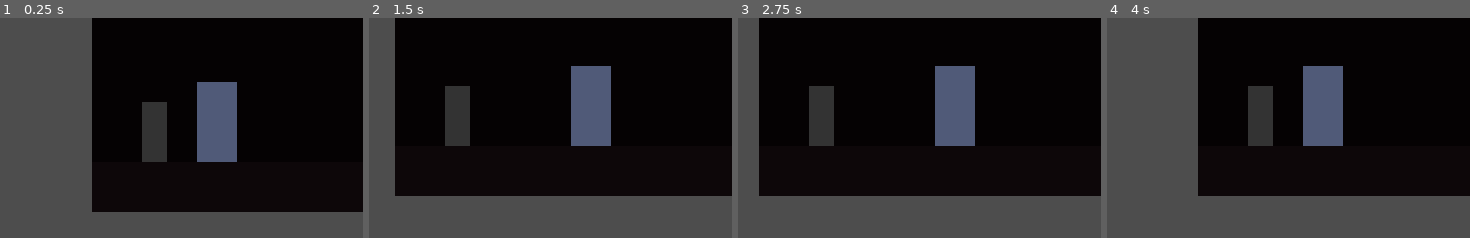
Above: before the commit, frames 1-4 (left to right).
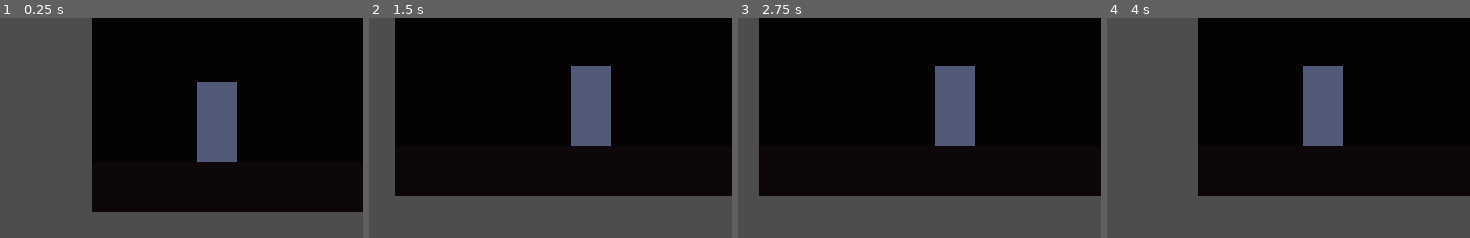
Above: after the commit, the same moments.

Repository: PNVDEVOPS/balagan_game
Game: Godot game, scene res://scenes/rooms/room_basement.tscn
The game is run twice, just before and just after one commit, with the same random seed, the same clock (stepped at 60 frames per second) and the same inputs. This scene is started directly instead of the project's main scene.
Inputs (mouse positions are % of the whole screen's width and height, from its top left):
- Up to frame 1 (0.25 s): no input
- Up to frame 2 (1.5 s): tap Enter at 0.5 s; move the mouse to (69, 46) at 0.52 s; hold D (move_right) 0.53-1.25 s; hold Q (hide) 0.53-1.25 s; click (69, 46) at 0.67 s; tap E (interact) at 0.8 s; drag from (23, 56) to (89, 34) at 1.27 s
- Up to frame 3 (2.75 s): click "🧳" at 2 s
- Up to frame 4 (4 s): tap Space (advance_dialogue) at 2.75 s; move the mouse to (56, 29) at 2.77 s; hold A (move_left) 2.78-3.5 s; hold Space (advance_dialogue) 2.78-3.5 s; tap E (interact) at 3.05 s; drag from (39, 71) to (94, 34) at 3.52 s
The pictures show only the part of the screen within x 15-65%, y 23-73%; the shares and areas given below are measured in that part.

The runs differ from the first frame. In frame 1, 1.9% of the frame differs, in the area x 39-47%, y 38-66%; in frame 2, 1.9%; in frame 3, 1.9%; in frame 4, 1.9%.

Commit message:
refactor: remove door.tscn/door.gd, replace DoorRight with ExitZone in main_hall
- Deleted scenes/objects/door.tscn and scripts/objects/door.gd
- room_main_hall: removed DoorEntrance, DoorLeft, DoorRight nodes;
  added ExitZone Area2D at x=2390 + connected in main_hall_logic
- room_bedroom: removed DoorBack (ForwardZone already handles exit)
- room_basement: removed DoorUp (was non-functional)

Co-Authored-By: Claude Sonnet 4.6 <noreply@anthropic.com>

Diff:
--- a/scenes/objects/door.tscn
+++ /dev/null
@@ -1,20 +0,0 @@
-[gd_scene format=3 uid="uid://door001"]
-
-[ext_resource type="Script" uid="uid://b1vhkbjauc6jl" path="res://scripts/objects/door.gd" id="1"]
-
-[sub_resource type="RectangleShape2D" id="RectangleShape2D_door"]
-size = Vector2(20, 48)
-
-[node name="Door" type="Area2D" unique_id=769049660]
-collision_layer = 2
-script = ExtResource("1")
-
-[node name="CollisionShape2D" type="CollisionShape2D" parent="." unique_id=327841901]
-position = Vector2(0, -24)
-shape = SubResource("RectangleShape2D_door")
-
-[node name="Visual" type="ColorRect" parent="." unique_id=1084536544]
-offset_left = -10.0
-offset_top = -48.0
-offset_right = 10.0
-color = Color(0.2, 0.2, 0.2, 1)
--- a/scenes/rooms/room_basement.tscn
+++ b/scenes/rooms/room_basement.tscn
@@ -1,7 +1,6 @@
 [gd_scene format=3 uid="uid://dl1xurtwd7rck"]
 
 [ext_resource type="PackedScene" uid="uid://player001" path="res://scenes/player/player.tscn" id="1"]
-[ext_resource type="PackedScene" uid="uid://door001" path="res://scenes/objects/door.tscn" id="2"]
 [ext_resource type="PackedScene" uid="uid://hud001" path="res://scenes/ui/hud.tscn" id="3"]
 [ext_resource type="Script" uid="uid://byqcrfiln1xmk" path="res://scripts/rooms/room_basement_logic.gd" id="4"]
 [ext_resource type="PackedScene" uid="uid://pickable001" path="res://scenes/objects/pickable.tscn" id="5"]
@@ -39,10 +38,6 @@
 
 [node name="RoomRight" type="Marker2D" parent="." unique_id=659818241]
 position = Vector2(2200, 180)
-
-[node name="DoorUp" parent="." unique_id=188046540 instance=ExtResource("2")]
-position = Vector2(50, 660)
-door_id = "door_up"
 
 [node name="NoteAiyyna5" parent="." unique_id=412767159 instance=ExtResource("7")]
 position = Vector2(400, 620)
--- a/scenes/rooms/room_bedroom.tscn
+++ b/scenes/rooms/room_bedroom.tscn
@@ -1,7 +1,6 @@
-[gd_scene load_steps=10 format=3 uid="uid://room_bedroom"]
+[gd_scene load_steps=9 format=3 uid="uid://room_bedroom"]
 
 [ext_resource type="PackedScene" uid="uid://player001" path="res://scenes/player/player.tscn" id="1"]
-[ext_resource type="PackedScene" uid="uid://door001" path="res://scenes/objects/door.tscn" id="2"]
 [ext_resource type="PackedScene" uid="uid://hud001" path="res://scenes/ui/hud.tscn" id="3"]
 [ext_resource type="PackedScene" uid="uid://hideable001" path="res://scenes/objects/hideable.tscn" id="4"]
 [ext_resource type="Script" path="res://scripts/rooms/room_bedroom_logic.gd" id="5"]
@@ -39,10 +38,6 @@
 
 [node name="RoomRight" type="Marker2D" parent="."]
 position = Vector2(1800, 180)
-
-[node name="DoorBack" parent="." instance=ExtResource("2")]
-position = Vector2(1750, 660)
-door_id = "door_back"
 
 [node name="Wardrobe" parent="." instance=ExtResource("4")]
 position = Vector2(100, 660)
--- a/scenes/rooms/room_main_hall.tscn
+++ b/scenes/rooms/room_main_hall.tscn
@@ -1,7 +1,6 @@
 [gd_scene format=3 uid="uid://cx11by5tdde44"]
 
 [ext_resource type="PackedScene" uid="uid://player001" path="res://scenes/player/player.tscn" id="1"]
-[ext_resource type="PackedScene" uid="uid://door001" path="res://scenes/objects/door.tscn" id="2"]
 [ext_resource type="PackedScene" uid="uid://hud001" path="res://scenes/ui/hud.tscn" id="3"]
 [ext_resource type="PackedScene" uid="uid://laika001" path="res://scenes/characters/laika.tscn" id="4"]
 [ext_resource type="PackedScene" uid="uid://2uqwlc1065aa" path="res://scenes/objects/examinable.tscn" id="5"]
@@ -10,6 +9,9 @@
 [ext_resource type="PackedScene" uid="uid://usable001" path="res://scenes/objects/usable.tscn" id="8"]
 
 [sub_resource type="WorldBoundaryShape2D" id="WorldBoundaryShape2D_floor"]
+
+[sub_resource type="RectangleShape2D" id="RectangleShape2D_exit"]
+size = Vector2(60, 400)
 
 [node name="RoomMainHall" type="Node2D" unique_id=1713279881]
 script = ExtResource("6")
@@ -40,19 +42,12 @@
 [node name="RoomRight" type="Marker2D" parent="." unique_id=1674324491]
 position = Vector2(2400, 180)
 
-[node name="DoorEntrance" parent="." unique_id=1289355478 instance=ExtResource("2")]
-position = Vector2(50, 660)
-door_id = "door_entrance"
-lock_message = "Снаружи темно. Пути назад нет."
+[node name="ExitZone" type="Area2D" parent="." unique_id=2081614143]
+position = Vector2(2390, 500)
+collision_layer = 0
 
-[node name="DoorLeft" parent="." unique_id=1601404546 instance=ExtResource("2")]
-position = Vector2(700, 660)
-door_id = "door_left"
-lock_message = "Заперто."
-
-[node name="DoorRight" parent="." unique_id=2081614143 instance=ExtResource("2")]
-position = Vector2(2350, 660)
-door_id = "door_right"
+[node name="CollisionShape2D" type="CollisionShape2D" parent="ExitZone" unique_id=2081614144]
+shape = SubResource("RectangleShape2D_exit")
 
 [node name="Laika" parent="." unique_id=1849410618 instance=ExtResource("4")]
 position = Vector2(1200, 648)
--- a/scripts/objects/door.gd
+++ /dev/null
@@ -1,24 +0,0 @@
-extends Interactable
-
-@export var door_id: String = ""
-@export var locked: bool = false
-@export var lock_message: String = "Дверь заперта..."
-
-func _ready() -> void:
-	super._ready()
-	interaction_type = Type.DOOR
-
-func interact(player: CharacterBody2D) -> void:
-	if locked:
-		if not required_item.is_empty() and Inventory.has_item(required_item):
-			locked = false
-			Inventory.remove_item(required_item)
-			DialogueManager.show_text("", "Дверь открылась.")
-			await DialogueManager.dialogue_finished
-			GameManager.change_room(door_id)
-		else:
-			DialogueManager.show_text("", lock_message)
-	elif GameManager.get_door_target(GameManager.current_room, door_id).is_empty():
-		DialogueManager.show_text("", lock_message)
-	else:
-		GameManager.change_room(door_id)
--- a/scripts/rooms/room_main_hall_logic.gd
+++ b/scripts/rooms/room_main_hall_logic.gd
@@ -29,6 +29,13 @@
 	if _all_artifacts_collected():
 		await get_tree().process_frame
 		SubtitleManager.show_subtitle("Ты дошёл.", SubtitleManager.Pos.TOP_CENTER)
+
+	var exit_zone := get_node_or_null("ExitZone")
+	if exit_zone:
+		exit_zone.body_entered.connect(func(body: Node2D):
+			if body.is_in_group("player"):
+				GameManager.change_room("door_right")
+		)
 
 func _setup_puzzle() -> void:
 	var amulet_done := GameManager.artifacts_collected.has("amulet")
